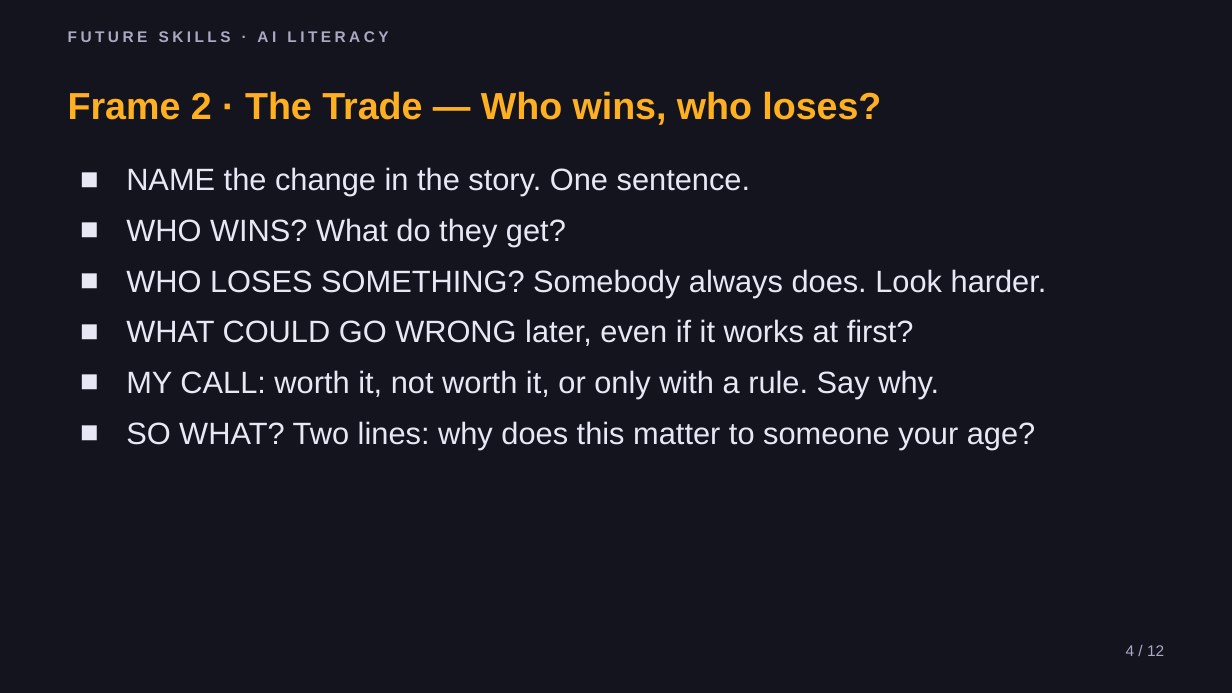
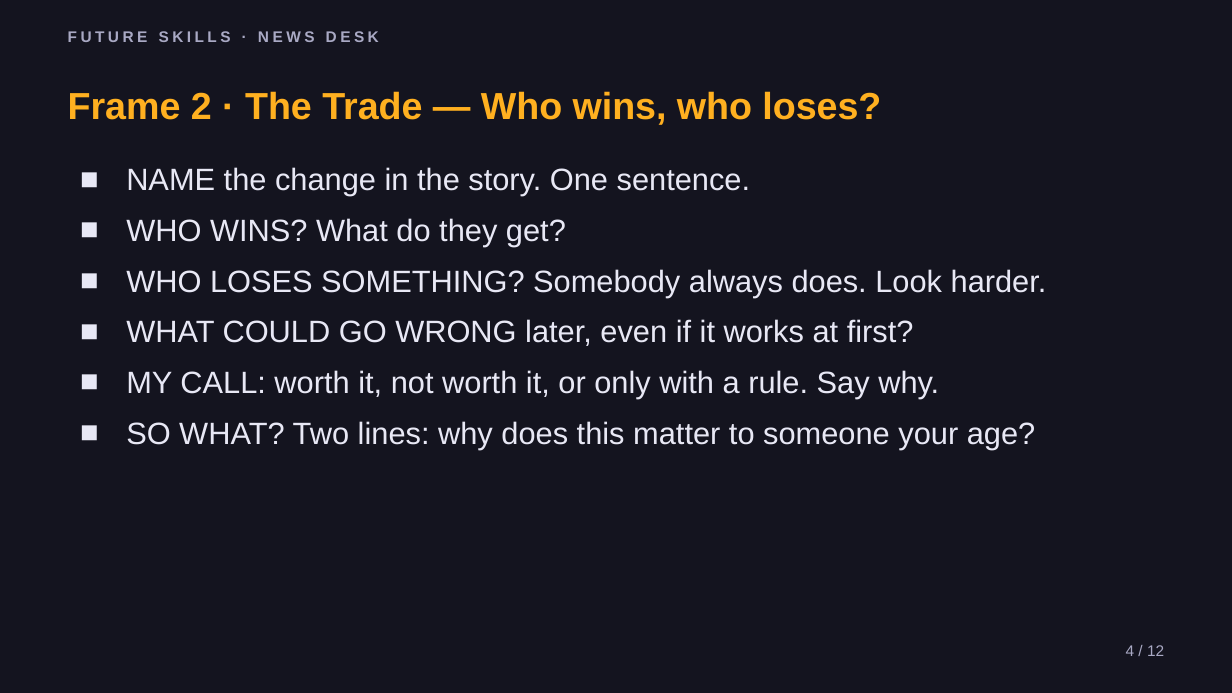
Before and after one commit to phiunit/tptphi, a slide deck: slide 4 of products/news-desk-frames/dist/News Desk - Slides.pptx. Drawn at 1232x693 pixels with LibreOffice and Linux fonts; fonts in the diff are those of the drawing. Boxes give left, top, right and bottom in pixels: in the first picture for what was removed or moved away, otherwise in the second. Text is boxed around its words. In the diff, an @@ line names an element or a change of style, - is before the commit and + after.

```diff
--- a/products/news-desk-frames/dist/News Desk - Slides.pptx
+++ b/products/news-desk-frames/dist/News Desk - Slides.pptx
@@ text at [68, 31, 379, 42]: text changed @@
-FUTURE SKILLS · AI LITERACY
+FUTURE SKILLS · NEWS DESK
```
Also in this commit, not shown: 11 other slides changed, 58 other files.
